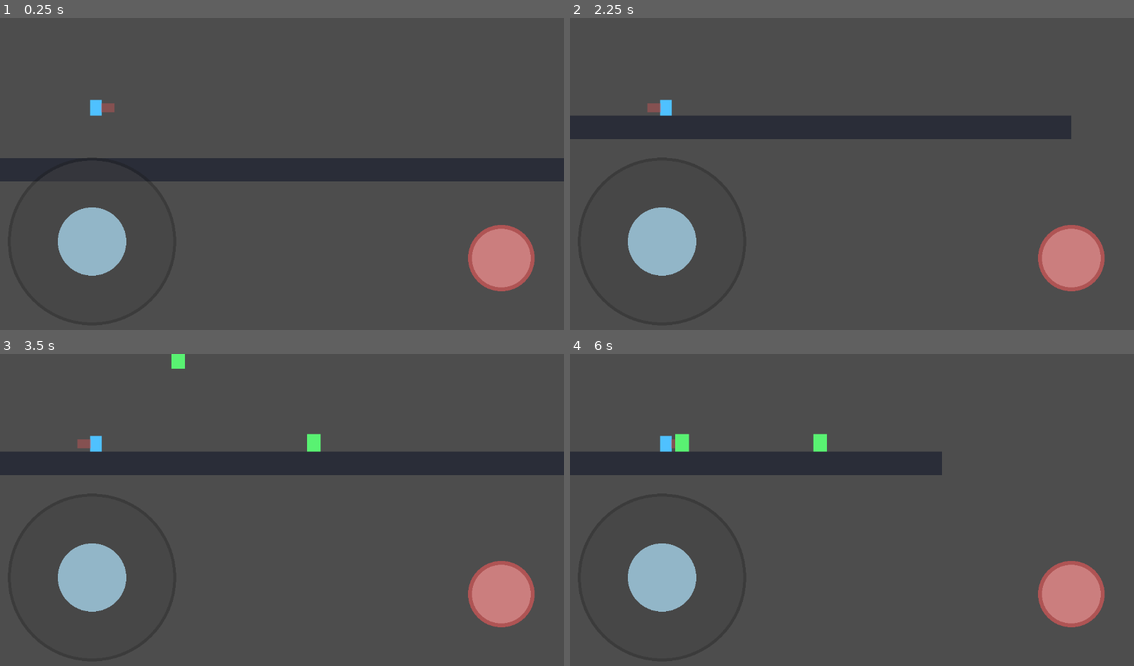
Above: before the commit, frames 1-4 (two rows, left to right).
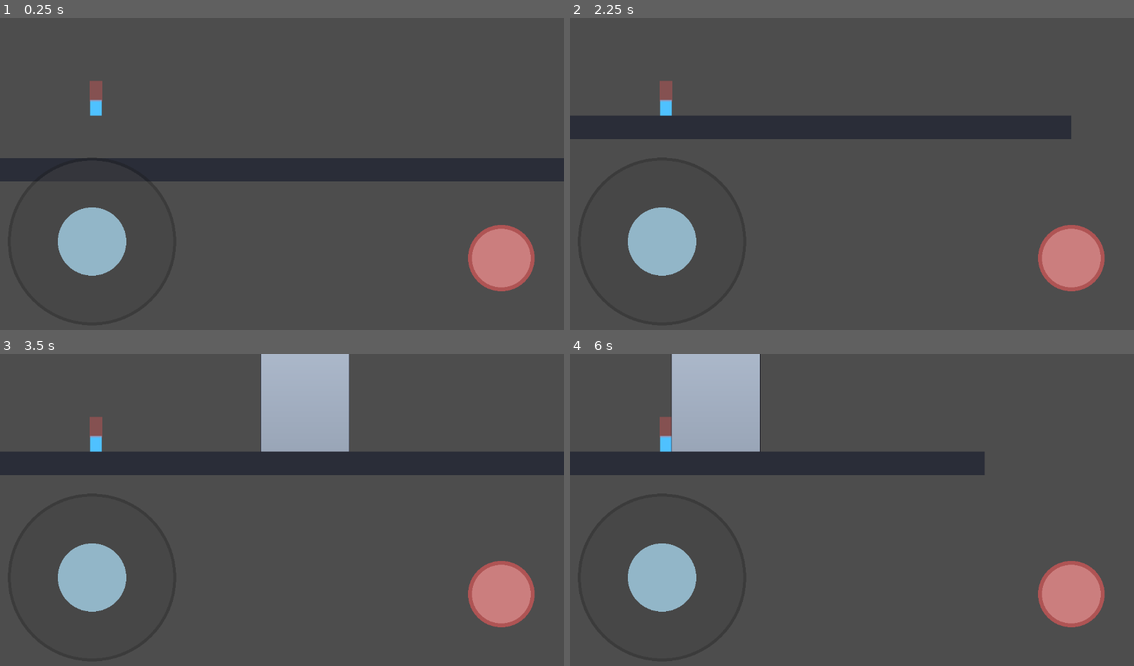
Above: after the commit, the same moments.

Repository: jenemia/BuildingSlash
Game: Godot game, scene res://node_2d.tscn
Two runs of this game, one before a commit and one after it. Both use one fixed random seed, a clock stepped at 60 frames per second and the inputs below.
Inputs (mouse positions are in pixels of both pictures, inside the frame that each line leads up to):
- Up to frame 1 (0.25 s): no input
- Up to frame 2 (2.25 s): move the mouse to (976, 161) at 0.52 s; hold D (move_right) 0.53-1.25 s; tap Z (attack) at 0.6, 2.1 s; click (976, 161) at 0.67 s; tap Space (jump) at 0.77 s; drag from (739, 192) to (677, 108) at 1.27 s; move the mouse to (908, 105) at 2.02 s; hold A (move_left) from 2.03 s (still down)
- Up to frame 3 (3.5 s): release A (move_left) at 2.75 s; drag from (253, 575) to (112, 463) at 2.77 s
- Up to frame 4 (6 s): move the mouse to (1021, 559) at 3.52 s; hold D (move_right) 3.53-4.25 s; tap Z (attack) at 3.6, 5.1 s; tap Space (jump) at 3.77 s; drag from (682, 463) to (767, 432) at 4.27 s; move the mouse to (880, 513) at 5.02 s; hold D (move_right) 5.03-5.75 s; click (880, 513) at 5.17 s; drag from (767, 432) to (739, 528) at 5.77 s

The runs differ from the first frame. In frame 1, 0.2% of the frame differs, in the area x 15-21%, y 20-31%; in frame 2, 0.2%; in frame 3, 5.2%; in frame 4, 5.8%, in the area x 15-74%, y 0-39%.

Commit message:
feat(prototype): add 10-floor falling building enemy and upward attack

Diff:
--- a/node_2d.tscn
+++ b/node_2d.tscn
@@ -3,7 +3,7 @@
 [ext_resource type="PackedScene" path="res://scenes/player/Player.tscn" id="1_dwb4w"]
 [ext_resource type="PackedScene" path="res://scenes/ui/MobileJoystick.tscn" id="2_7ofhs"]
 [ext_resource type="Script" path="res://scripts/world/falling_enemy_spawner.gd" id="3_spwnr"]
-[ext_resource type="PackedScene" path="res://scenes/world/FallingEnemy.tscn" id="4_falln"]
+[ext_resource type="PackedScene" path="res://scenes/world/BuildingEnemy.tscn" id="4_bldng"]
 
 [sub_resource type="RectangleShape2D" id="RectangleShape2D_41j68"]
 size = Vector2(1280, 48)
@@ -24,12 +24,12 @@
 
 [node name="EnemySpawner" type="Node2D" parent="."]
 script = ExtResource("3_spwnr")
-enemy_scene = ExtResource("4_falln")
-spawn_interval = 1.2
-spawn_x_min = 280.0
-spawn_x_max = 1180.0
-spawn_y = -120.0
-max_alive = 10
+enemy_scene = ExtResource("4_bldng")
+spawn_interval = 1.8
+spawn_x_min = 700.0
+spawn_x_max = 760.0
+spawn_y = -40.0
+max_alive = 1
 
 [node name="Camera2D" type="Camera2D" parent="Player"]
 position = Vector2(380, 140)
--- a/scenes/player/Player.tscn
+++ b/scenes/player/Player.tscn
@@ -7,7 +7,7 @@
 size = Vector2(24, 32)
 
 [sub_resource type="RectangleShape2D" id="RectangleShape2D_attack"]
-size = Vector2(28, 18)
+size = Vector2(26, 42)
 
 [node name="Player" type="CharacterBody2D"]
 position = Vector2(260, 520)
@@ -21,7 +21,7 @@
 polygon = PackedVector2Array(-12, -16, 12, -16, 12, 16, -12, 16)
 
 [node name="AttackHitbox" type="Area2D" parent="."]
-position = Vector2(24, 0)
+position = Vector2(0, -34)
 monitoring = false
 monitorable = false
 
@@ -30,7 +30,7 @@
 
 [node name="AttackDebugVisual" type="Polygon2D" parent="AttackHitbox"]
 color = Color(1, 0.34902, 0.34902, 0.32)
-polygon = PackedVector2Array(-14, -9, 14, -9, 14, 9, -14, 9)
+polygon = PackedVector2Array(-13, -21, 13, -21, 13, 21, -13, 21)
 
 [node name="AttackComponent" type="Node" parent="."]
 script = ExtResource("2_0r4wo")
--- /dev/null
+++ b/scenes/world/BuildingEnemy.tscn
@@ -0,0 +1,17 @@
+[gd_scene load_steps=3 format=3]
+
+[ext_resource type="Script" path="res://scripts/world/building_enemy.gd" id="1_bldng"]
+
+[sub_resource type="RectangleShape2D" id="RectangleShape2D_bldng"]
+size = Vector2(180, 280)
+
+[node name="BuildingEnemy" type="CharacterBody2D"]
+script = ExtResource("1_bldng")
+
+[node name="CollisionShape2D" type="CollisionShape2D" parent="."]
+shape = SubResource("RectangleShape2D_bldng")
+position = Vector2(0, -140)
+
+[node name="BodyVisual" type="Polygon2D" parent="."]
+polygon = PackedVector2Array(-90, -280, 90, -280, 90, 0, -90, 0)
+color = Color(0.66, 0.7, 0.78, 0.85)
--- a/scripts/player/player_attack.gd
+++ b/scripts/player/player_attack.gd
@@ -4,7 +4,7 @@
 @export var attack_damage: int = 1
 @export var attack_cooldown: float = 0.25
 @export var attack_active_time: float = 0.08
-@export var attack_offset_x: float = 24.0
+@export var attack_offset: Vector2 = Vector2(0.0, -34.0)
 
 @onready var player: CharacterBody2D = get_parent() as CharacterBody2D
 @onready var hitbox: Area2D = $"../AttackHitbox"
@@ -12,7 +12,6 @@
 var is_attacking: bool = false
 var cooldown_left: float = 0.0
 var active_left: float = 0.0
-var attack_facing: int = 1
 var _already_hit: Dictionary = {}
 
 func _ready() -> void:
@@ -46,8 +45,7 @@
 	cooldown_left = attack_cooldown
 	_already_hit.clear()
 
-	attack_facing = _get_player_facing()
-	hitbox.position.x = attack_offset_x * attack_facing
+	hitbox.position = attack_offset
 	hitbox.monitoring = true
 
 	# 이미 겹쳐 있는 대상도 첫 프레임에 놓치지 않도록 즉시 검사
@@ -58,7 +56,7 @@
 			_try_apply_hit(area.get_parent())
 
 	if debug_print:
-		print("[Attack] start facing=%d" % attack_facing)
+		print("[Attack] start(upward)")
 
 func _end_attack() -> void:
 	is_attacking = false
@@ -94,12 +92,6 @@
 		if debug_print:
 			print("[Attack] hittable(no take_hit) target=%s" % target.name)
 
-func _get_player_facing() -> int:
-	if player != null and player.has_method("get_facing"):
-		var value := int(player.call("get_facing"))
-		return -1 if value < 0 else 1
-	return 1
-
 func _validate_input_actions() -> void:
 	if not InputMap.has_action("attack"):
 		push_warning("[PlayerAttack] Missing input action: attack")
--- /dev/null
+++ b/scripts/world/building_enemy.gd
@@ -0,0 +1,81 @@
+extends CharacterBody2D
+
+@export var max_floors: int = 10
+@export var floor_height: float = 28.0
+@export var floor_width: float = 180.0
+@export var gravity_scale: float = 1.0
+@export var max_fall_speed: float = 520.0
+@export var debug_print: bool = false
+
+var current_floors: int
+
+@onready var collision_shape: CollisionShape2D = $CollisionShape2D
+@onready var body_visual: Polygon2D = $BodyVisual
+
+func _ready() -> void:
+	current_floors = max_floors
+	add_to_group("hittable")
+	add_to_group("building_enemy")
+	_rebuild_visual_and_collision()
+
+func _physics_process(delta: float) -> void:
+	var gravity := ProjectSettings.get_setting("physics/2d/default_gravity", 980.0) as float
+	velocity.y = minf(velocity.y + gravity * gravity_scale * delta, max_fall_speed)
+	move_and_slide()
+
+func take_hit(damage: int, source: Node) -> void:
+	var floors_lost: int = max(1, damage)
+	current_floors = max(0, current_floors - floors_lost)
+	if debug_print:
+		print("[BuildingEnemy] hit by=%s floors=%d/%d" % [source.name, current_floors, max_floors])
+	if current_floors <= 0:
+		queue_free()
+		return
+	_rebuild_visual_and_collision()
+
+func _rebuild_visual_and_collision() -> void:
+	var total_h := current_floors * floor_height
+
+	var shape := collision_shape.shape as RectangleShape2D
+	shape.size = Vector2(floor_width, total_h)
+	collision_shape.position = Vector2(0.0, -total_h * 0.5)
+
+	# 층별로 색이 보이도록 세로 스트라이프 폴리곤 구성
+	# (층 경계가 보이도록 10층 그라데이션)
+	var points := PackedVector2Array([
+		Vector2(-floor_width * 0.5, -total_h),
+		Vector2(floor_width * 0.5, -total_h),
+		Vector2(floor_width * 0.5, 0),
+		Vector2(-floor_width * 0.5, 0)
+	])
+	body_visual.polygon = points
+	body_visual.vertex_colors = _build_floor_vertex_colors(total_h)
+	queue_redraw()
+
+func _build_floor_vertex_colors(total_h: float) -> PackedColorArray:
+	# Polygon2D vertex 4개만으로는 층별 색을 직접 나누기 어렵기 때문에
+	# 층 경계 라인을 별도 draw로 처리한다.
+	# 본체는 중간 톤 고정.
+	return PackedColorArray([
+		Color(0.70, 0.75, 0.82, 1.0),
+		Color(0.70, 0.75, 0.82, 1.0),
+		Color(0.60, 0.65, 0.72, 1.0),
+		Color(0.60, 0.65, 0.72, 1.0)
+	])
+
+func _draw() -> void:
+	# 층 경계선 + 층별 포인트 색으로 임시 시각 피드백 제공
+	var total_h := current_floors * floor_height
+	var left := -floor_width * 0.5
+	var right := floor_width * 0.5
+
+	for i in range(current_floors):
+		var y_top := -total_h + i * floor_height
+		var y_bottom := y_top + floor_height
+		var t := float(i) / maxf(1.0, float(max_floors - 1))
+		var floor_color := Color.from_hsv(0.58 - t * 0.45, 0.55, 0.95, 0.45)
+		draw_rect(Rect2(Vector2(left, y_top), Vector2(floor_width, floor_height - 1.0)), floor_color, true)
+		draw_line(Vector2(left, y_bottom), Vector2(right, y_bottom), Color(0.12, 0.12, 0.16, 0.75), 1.5)
+
+	# 외곽선
+	draw_rect(Rect2(Vector2(left, -total_h), Vector2(floor_width, total_h)), Color(0.1, 0.1, 0.14, 0.95), false, 2.0)
--- a/scripts/world/falling_enemy_spawner.gd
+++ b/scripts/world/falling_enemy_spawner.gd
@@ -1,11 +1,11 @@
 extends Node2D
 
 @export var enemy_scene: PackedScene
-@export var spawn_interval: float = 1.4
-@export var spawn_x_min: float = 260.0
-@export var spawn_x_max: float = 1120.0
-@export var spawn_y: float = -120.0
-@export var max_alive: int = 8
+@export var spawn_interval: float = 1.8
+@export var spawn_x_min: float = 700.0
+@export var spawn_x_max: float = 760.0
+@export var spawn_y: float = -40.0
+@export var max_alive: int = 1
 
 var _time_left: float = 0.0
 
@@ -23,7 +23,7 @@
 func _spawn_one() -> void:
 	if enemy_scene == null:
 		return
-	if get_tree().get_nodes_in_group("hittable").size() >= max_alive:
+	if get_tree().get_nodes_in_group("building_enemy").size() >= max_alive:
 		return
 
 	var enemy := enemy_scene.instantiate() as Node2D
Not shown, added: scripts/world/building_enemy.gd.uid
Not shown, added: scripts/world/falling_enemy.gd.uid
Not shown, added: scripts/world/falling_enemy_spawner.gd.uid
Not shown, added: docs/falling-building-stack-implementation.md
Not shown, changed: docs/resource-replacement-checklist.md
Not shown, changed: index.html
Not shown, changed: index.pck
